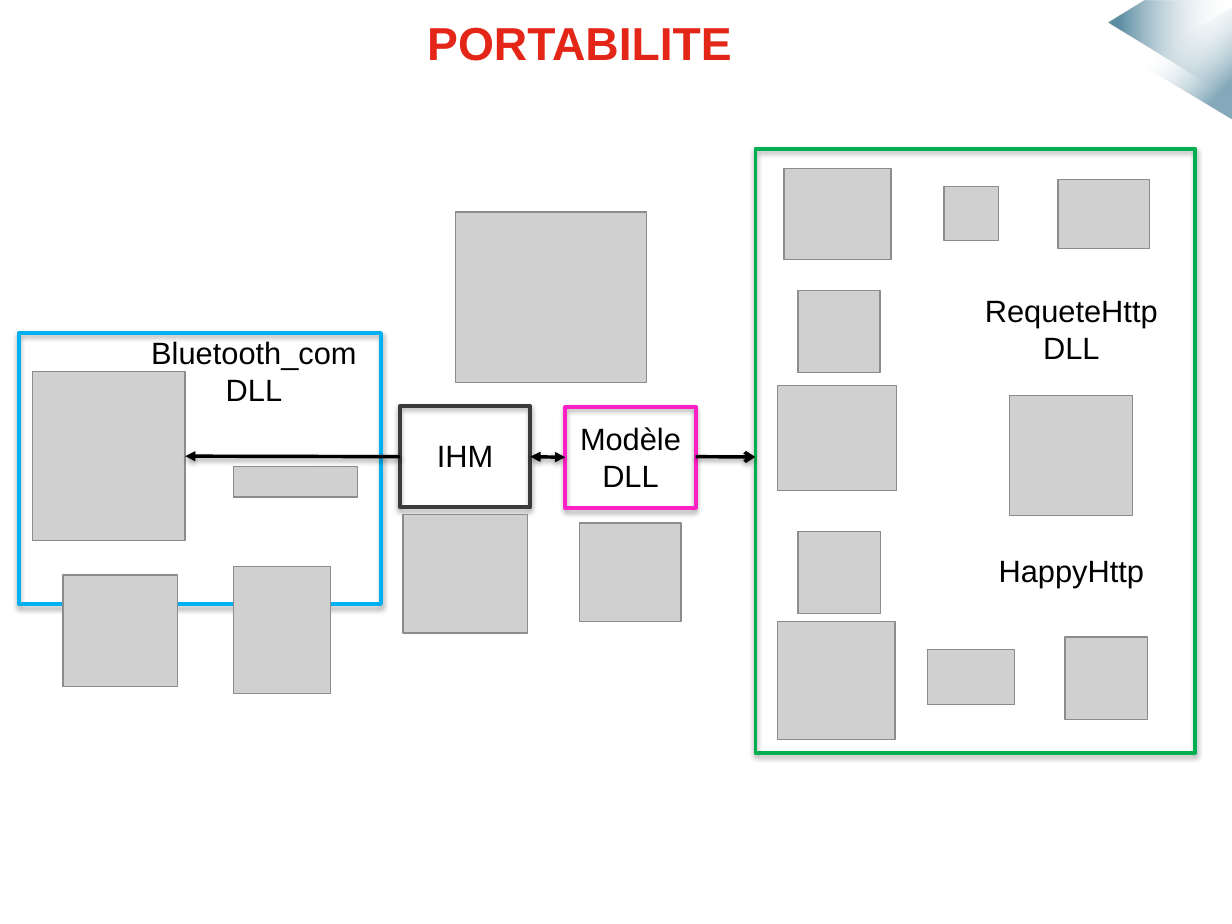
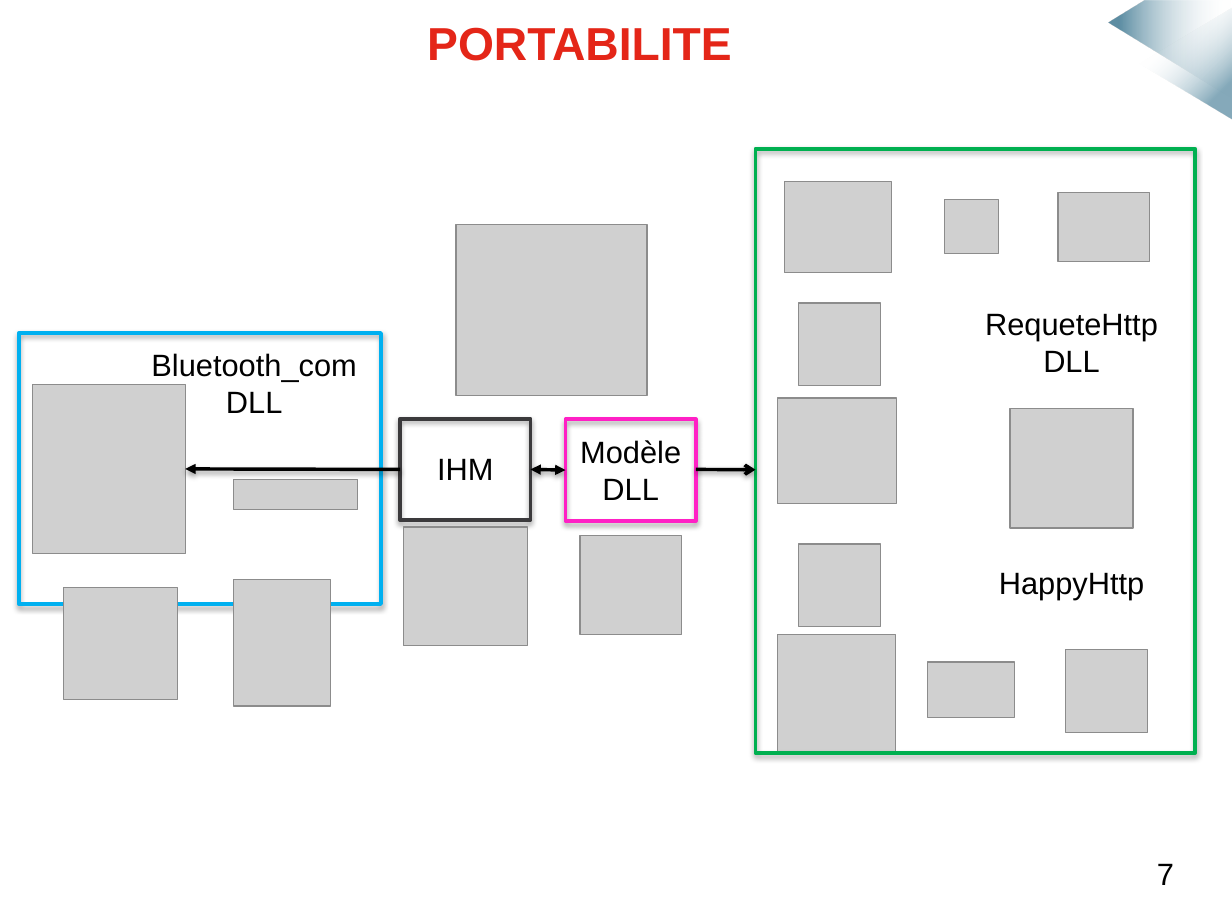
Before and after one commit to mmeven/EP_Domotique_Tablette, a slide deck: slide 22 of Rendu/Diapo_soutenance.pptx. Drawn at 1232x924 pixels with LibreOffice and Linux fonts; fonts in the diff are those of the drawing; grey boxes stand for pictures; background and template pictures are left out. Boxes give left, top, right and bottom in pixels: in the first picture for what was removed or moved away, otherwise in the second. Text is boxed around its words. In the diff, an @@ line names an element or a change of style, - is before the commit and + after.

```diff
--- a/Rendu/Diapo_soutenance.pptx
+++ b/Rendu/Diapo_soutenance.pptx
@@ 8 pictures, 1 text, 1 arrow: place and size @@
-8 pictures, 1 text, 1 arrow at (63, 186, 1147, 719)
+8 pictures, 1 text, 1 arrow at (63, 200, 1148, 733)
@@ 9 pictures, 4 texts, 2 rectangles, 1 arrow, 1 double arrow: place and size @@
-9 pictures, 4 texts, 2 rectangles, 1 arrow, 1 double arrow at (33, 169, 1158, 740)
+9 pictures, 4 texts, 2 rectangles, 1 arrow, 1 double arrow at (33, 181, 1158, 753)
@@ text added at (1157, 863, 1174, 885), 18 pt, text #000000 @@
+7
```
Also in this commit, not shown: 7 other slides changed.
